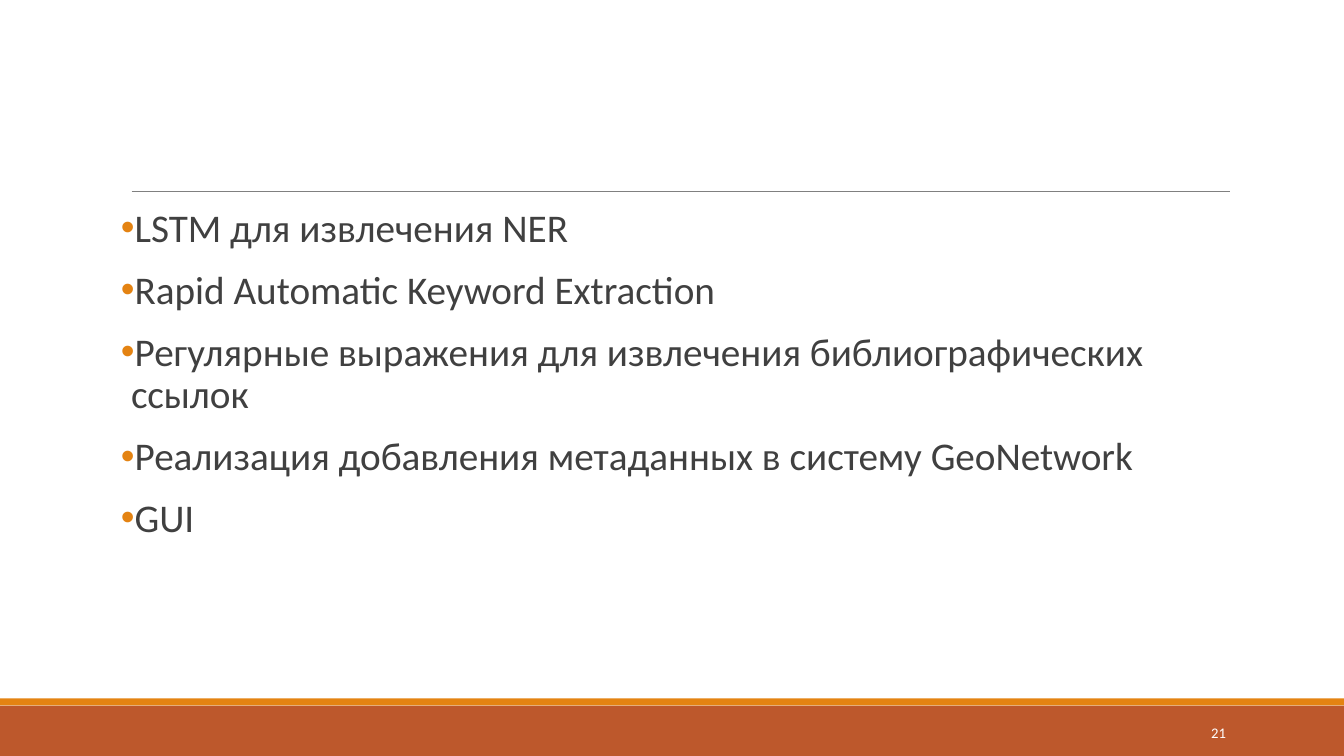
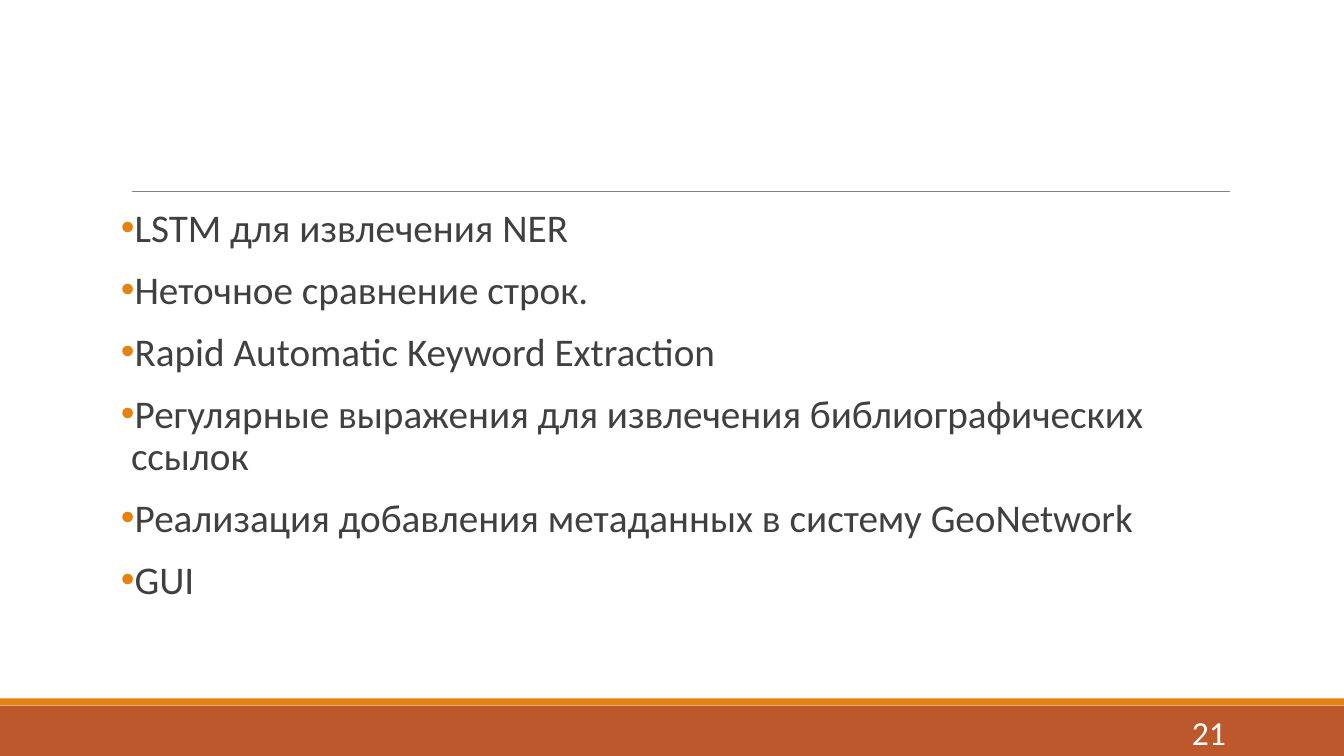
Before and after one commit to J-CITY/METADATA-EXTRACTOR, a slide deck: slide 21 of report.pptx. Drawn at 1344x756 pixels with LibreOffice and Linux fonts; fonts in the diff are those of the drawing. Boxes give left, top, right and bottom in pixels: in the first picture for what was removed or moved away, otherwise in the second. Text is boxed around its words. In the diff, an @@ line names an element or a change of style, - is before the commit and + after.

```diff
--- a/report.pptx
+++ b/report.pptx
@@ text at bbox=[135, 279, 588, 311]: paragraph added @@
+• Неточное сравнение строк.
@@ page number at bbox=[1192, 723, 1226, 745]: size 10.5 to 24 pt @@
```
Also in this commit, not shown: 14 other slides changed, 1 slide added, 1 slide removed, 21 other files.
